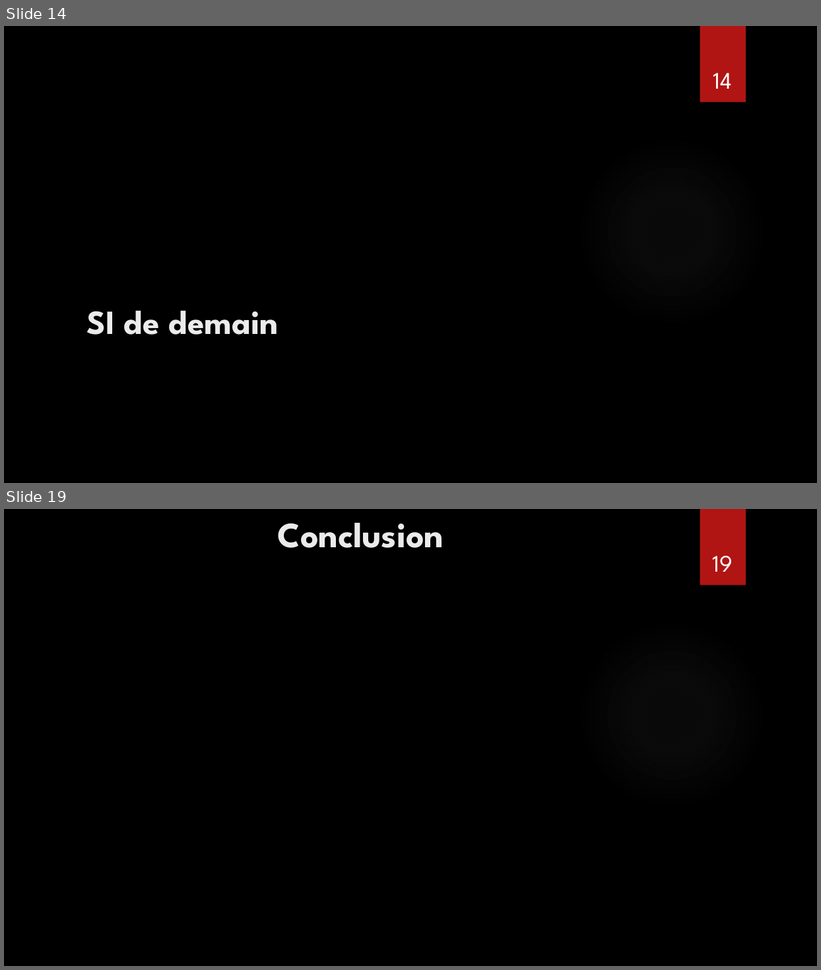
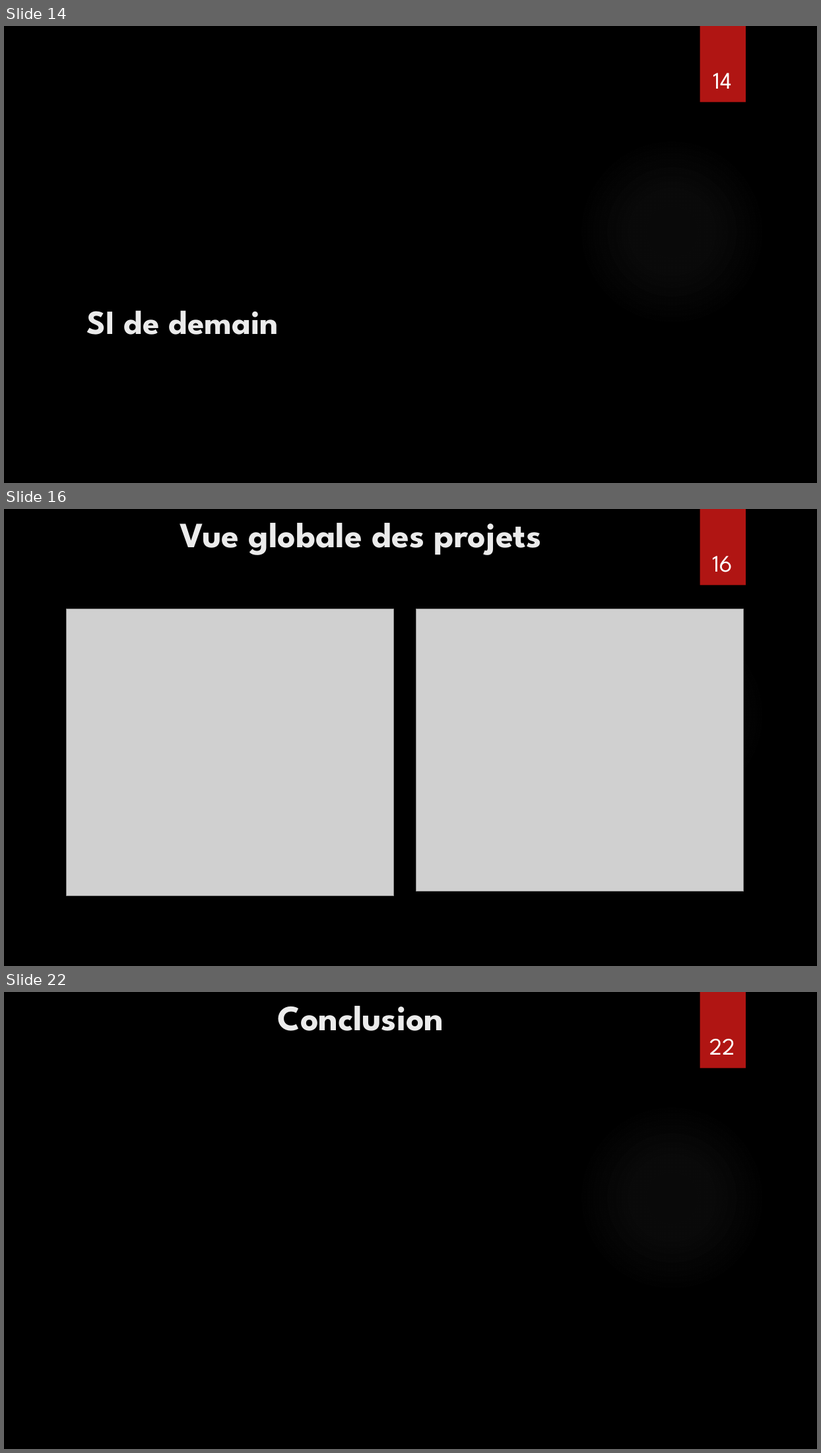
Before and after one commit to CNAM-MPIR/210_Project, a slide deck: Project/MPI_NPE_Presentation NFE210.pptx. Shown one above the other, each under a label of ours: slides 14 and 19 before the commit, slides 14, 16 and 22 after it; the slides between them are not shown. The pictures are 821x970 and 821x1453 pixels, drawn with LibreOffice and Linux fonts; fonts in the diff are those of the drawing; grey boxes stand for pictures; background and template pictures are left out. Boxes give left, top, right and bottom in pixels: in the first picture for what was removed or moved away, otherwise in the second. Text is boxed around its words. In the diff, an @@ line names an element or a change of style, - is before the commit and + after.

Commit message:
Version finale d'archimate
Ajout des dernières vues archimate, complétion du document Word avec la partie du projet AeroNet et des images copiés à partir d'archimate.

```diff
--- a/Project/MPI_NPE_Presentation NFE210.pptx
+++ b/Project/MPI_NPE_Presentation NFE210.pptx
@@ slide 16 added at (4,509,817,966), background picture (left out); not listed: 2 template elements that a slide beside it also shows @@
@@ title added at (180,523,542,555), 42 pt, text #EBEBEB, bold @@
+Vue globale des projets
@@ page number added at (712,556,733,572), 28 pt, text #FFFFFF @@
+16
@@ picture added at (67,609,394,896) @@
@@ picture added at (416,609,744,891) @@
@@ what was slide 19 is now slide 22 @@
@@ page number at (710,1039,735,1055): text changed @@
-19
+22
```
Also in this commit, not shown: 2 slides changed, 4 other slides added, 2 slides removed, 2 other files.
